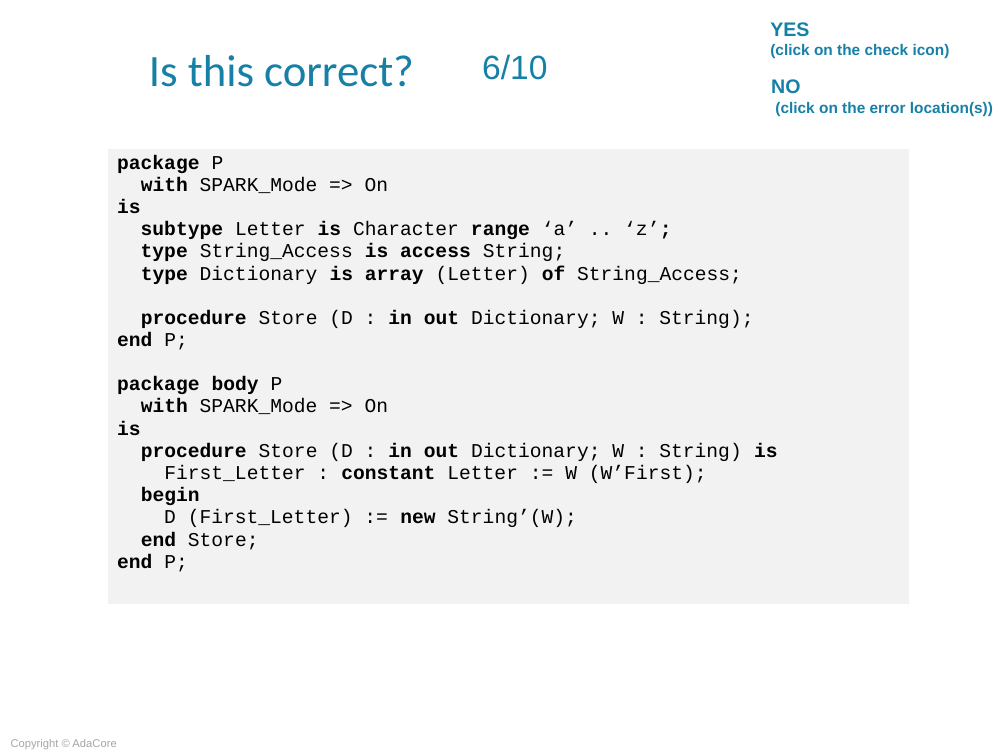
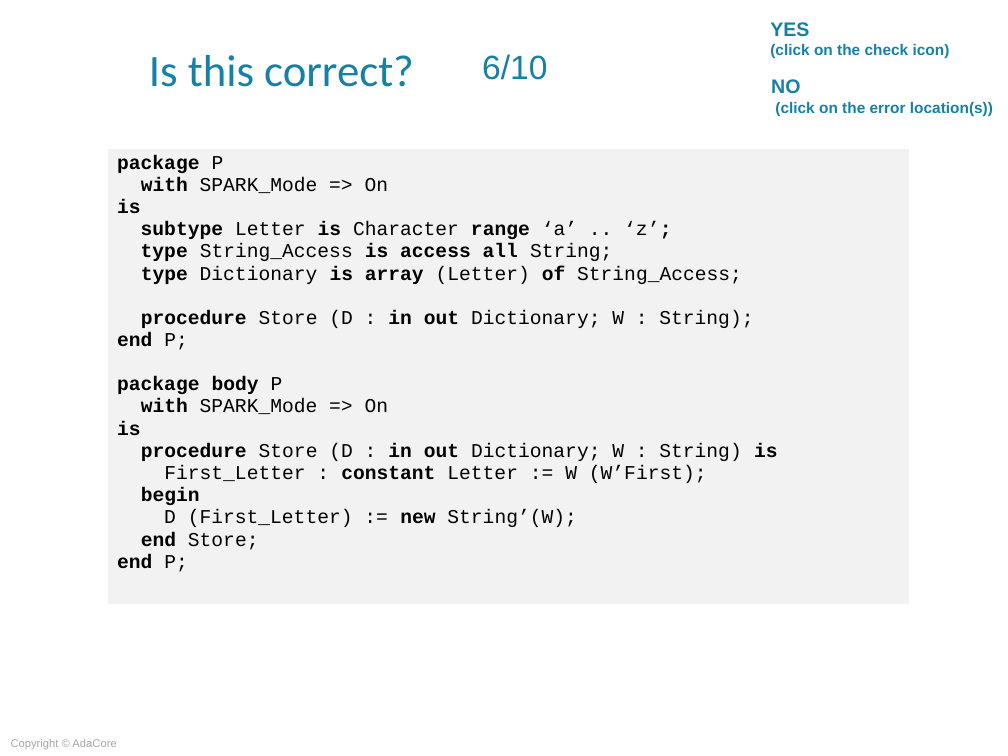
Before and after one commit to AdaCoreU/Courses, a slide deck: slide 26 of lectures/06_SPARK_2014/01_Overview/Slides/01_Overview.ppt. Drawn at 1008x756 pixels with LibreOffice and Linux fonts; fonts in the diff are those of the drawing; background and template pictures are left out. Boxes give left, top, right and bottom in pixels: in the first picture for what was removed or moved away, otherwise in the second. Text is boxed around its words. In the diff, an @@ line names an element or a change of style, - is before the commit and + after.

Commit message:
Update with support for access types

```diff
--- a/lectures/06_SPARK_2014/01_Overview/Slides/01_Overview.ppt
+++ b/lectures/06_SPARK_2014/01_Overview/Slides/01_Overview.ppt
@@ table at (107, 148, 908, 605) @@
-row 1, column 1: package P / with SPARK_Mode => On / is / subtype Letter is Character range ‘a’ .. ‘z’; / type String_Access is access String; / type Dictionary is array (Letter) of String_Access; / procedure Store (D : in out Dictionary; W : String); / end P; / package body P / with SPARK_Mode => On / is / procedure Store (D : in out Dictionary; W : String) is / First_Letter : constant Letter := W (W’First); / begin / D (First_Letter) := new String’(W); / end Store; / end P;
+row 1, column 1: package P / with SPARK_Mode => On / is / subtype Letter is Character range ‘a’ .. ‘z’; / type String_Access is access all String; / type Dictionary is array (Letter) of String_Access; / procedure Store (D : in out Dictionary; W : String); / end P; / package body P / with SPARK_Mode => On / is / procedure Store (D : in out Dictionary; W : String) is / First_Letter : constant Letter := W (W’First); / begin / D (First_Letter) := new String’(W); / end Store; / end P;
```
Also in this commit, not shown: 3 other slides changed, 1 other file.
